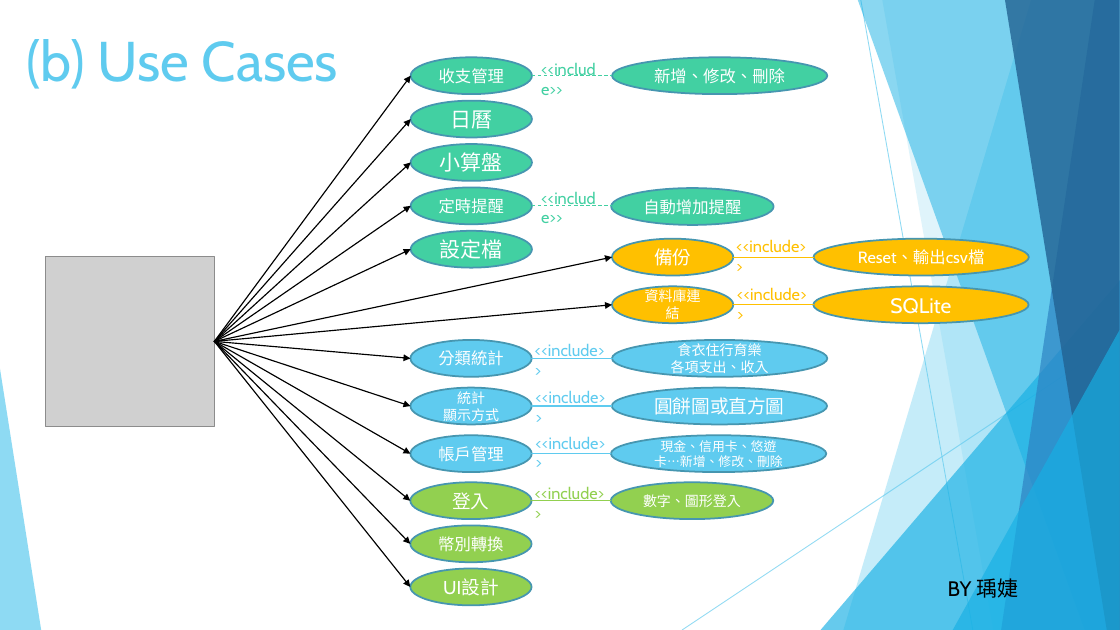
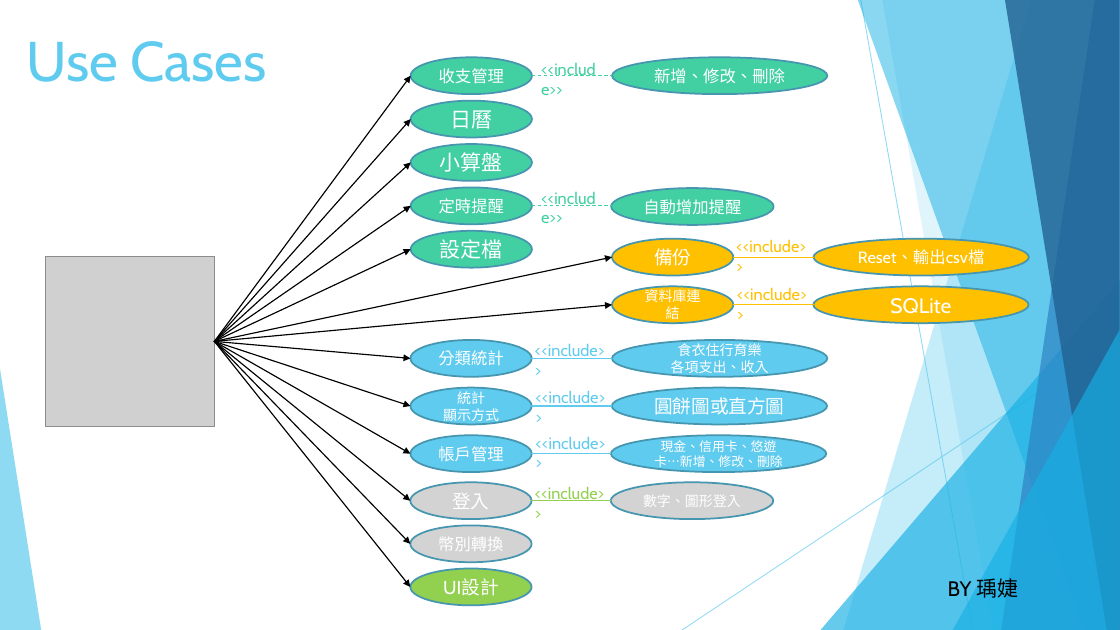
Before and after one commit to OctupusTea/OOAD, a slide deck: slide 3 of Final/OOAD 個人計帳本final.pptx. Drawn at 1120x630 pixels with LibreOffice and Linux fonts; fonts in the diff are those of the drawing; grey boxes stand for pictures. Boxes give left, top, right and bottom in pixels: in the first picture for what was removed or moved away, otherwise in the second. Text is boxed around its words. In the diff, an @@ line names an element or a change of style, - is before the commit and + after.

```diff
--- a/Final/OOAD 個人計帳本final.pptx
+++ b/Final/OOAD 個人計帳本final.pptx
@@ title at (x1=26, y1=41, x2=266, y2=82): text changed @@
-(b) Use Cases
+Use Cases
@@ fill #92D050 to #D3D3D3 in 3 elements at (x1=410, y1=482, x2=531, y2=519), (x1=410, y1=525, x2=531, y2=562), (x1=611, y1=482, x2=773, y2=519) @@
```
Also in this commit, not shown: 2 other slides changed.
